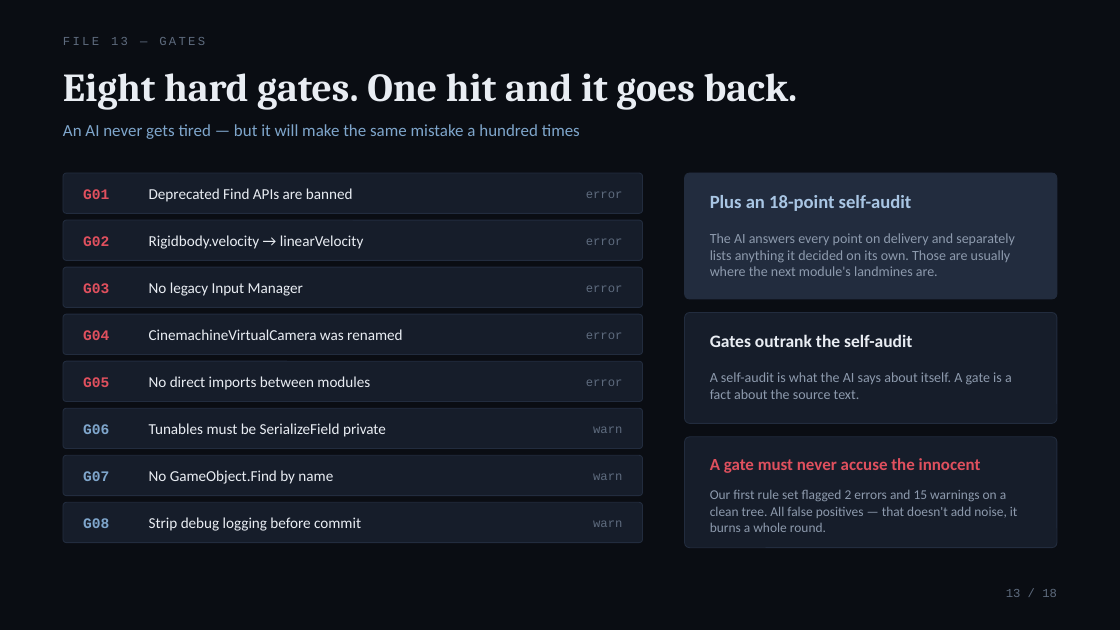
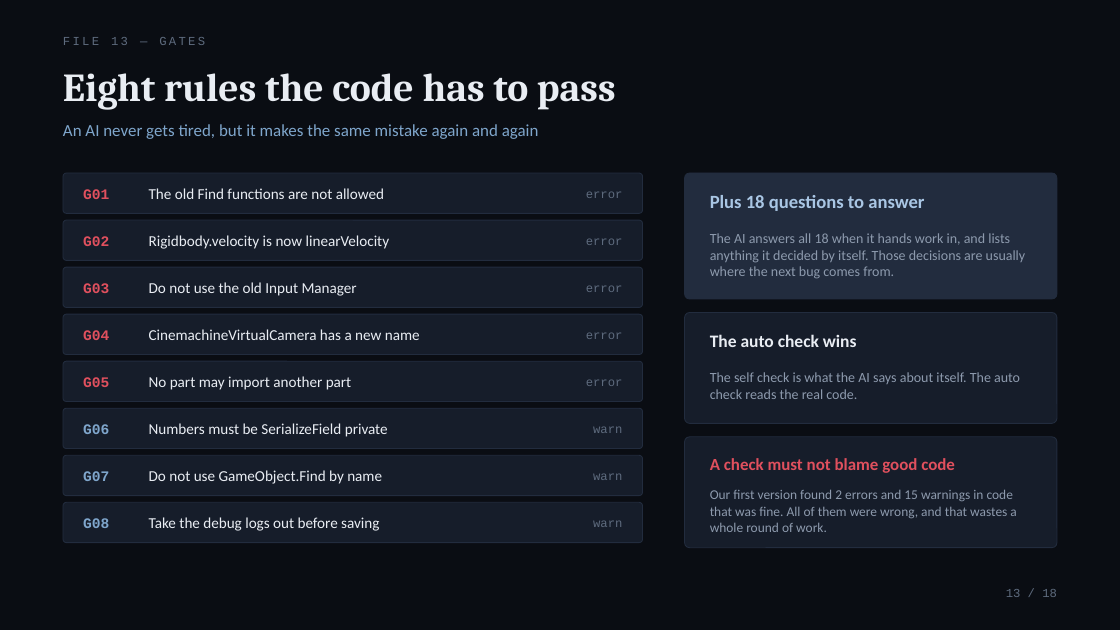
Before and after one commit to chyh106504480-byte/RESIDUUM, a slide deck: slide 13 of Docs/decks/RESIDUUM_Final_EN.pptx. Drawn at 1120x630 pixels with LibreOffice and Linux fonts; fonts in the diff are those of the drawing. Boxes give left, top, right and bottom in pixels: in the first picture for what was removed or moved away, otherwise in the second. Text is boxed around its words. In the diff, an @@ line names an element or a change of style, - is before the commit and + after.

```diff
--- a/Docs/decks/RESIDUUM_Final_EN.pptx
+++ b/Docs/decks/RESIDUUM_Final_EN.pptx
@@ text at <box>63,73,616,110</box>: text changed @@
-Eight hard gates. One hit and it goes back.
+Eight rules the code has to pass
@@ text at <box>63,124,539,139</box>: text changed @@
-An AI never gets tired — but it will make the same mistake a hundred times
+An AI never gets tired, but it makes the same mistake again and again
@@ text at <box>149,188,384,199</box>: text changed @@
-Deprecated Find APIs are banned
+The old Find functions are not allowed
@@ text at <box>710,195,924,211</box>: text changed @@
-Plus an 18-point self-audit
+Plus 18 questions to answer
@@ text at <box>149,235,390,249</box>: text changed @@
-Rigidbody.velocity → linearVelocity
+Rigidbody.velocity is now linearVelocity
@@ text at <box>710,233,1026,278</box>: text changed @@
-The AI answers every point on delivery and separately lists anything it decided on its own. Those are usually where the next module's landmines are.
+The AI answers all 18 when it hands work in, and lists anything it decided by itself. Those decisions are usually where the next bug comes from.
@@ text at <box>149,282,357,296</box>: text changed @@
-No legacy Input Manager
+Do not use the old Input Manager
@@ text at <box>149,329,420,340</box>: text changed @@
-CinemachineVirtualCamera was renamed
+CinemachineVirtualCamera has a new name
@@ text at <box>710,334,857,347</box>: text changed @@
-Gates outrank the self-audit
+The auto check wins
@@ text at <box>149,376,352,390</box>: text changed @@
-No direct imports between modules
+No part may import another part
@@ text at <box>710,372,1020,399</box>: text changed @@
-A self-audit is what the AI says about itself. A gate is a fact about the source text.
+The self check is what the AI says about itself. The auto check reads the real code.
@@ text at <box>149,423,388,437</box>: text changed @@
-Tunables must be SerializeField private
+Numbers must be SerializeField private
@@ text at <box>149,470,382,484</box>: text changed @@
-No GameObject.Find by name
+Do not use GameObject.Find by name
@@ text at <box>710,458,955,473</box>: text changed @@
-A gate must never accuse the innocent
+A check must not blame good code
@@ text at <box>710,489,1016,532</box>: text changed @@
-Our first rule set flagged 2 errors and 15 warnings on a clean tree. All false positives — that doesn't add noise, it burns a whole round.
+Our first version found 2 errors and 15 warnings in code that was fine. All of them were wrong, and that wastes a whole round of work.
@@ text at <box>149,517,379,531</box>: text changed @@
-Strip debug logging before commit
+Take the debug logs out before saving
```
Also in this commit, not shown: 17 other slides changed, 6 other files.
